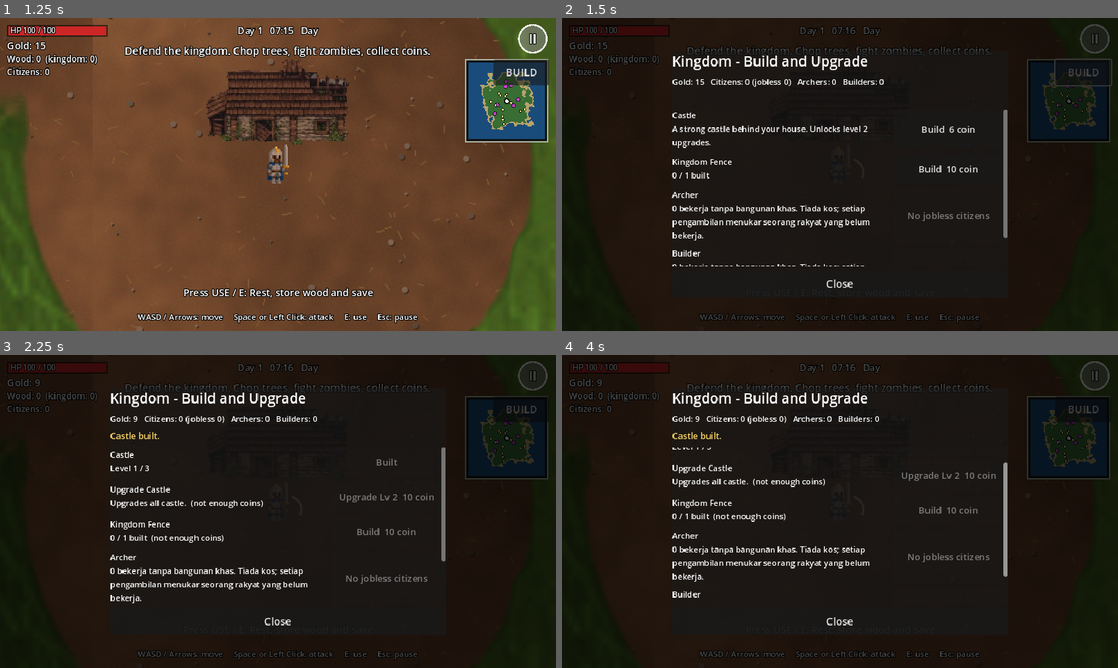
Above: before the commit, frames 1-4 (two rows, left to right).
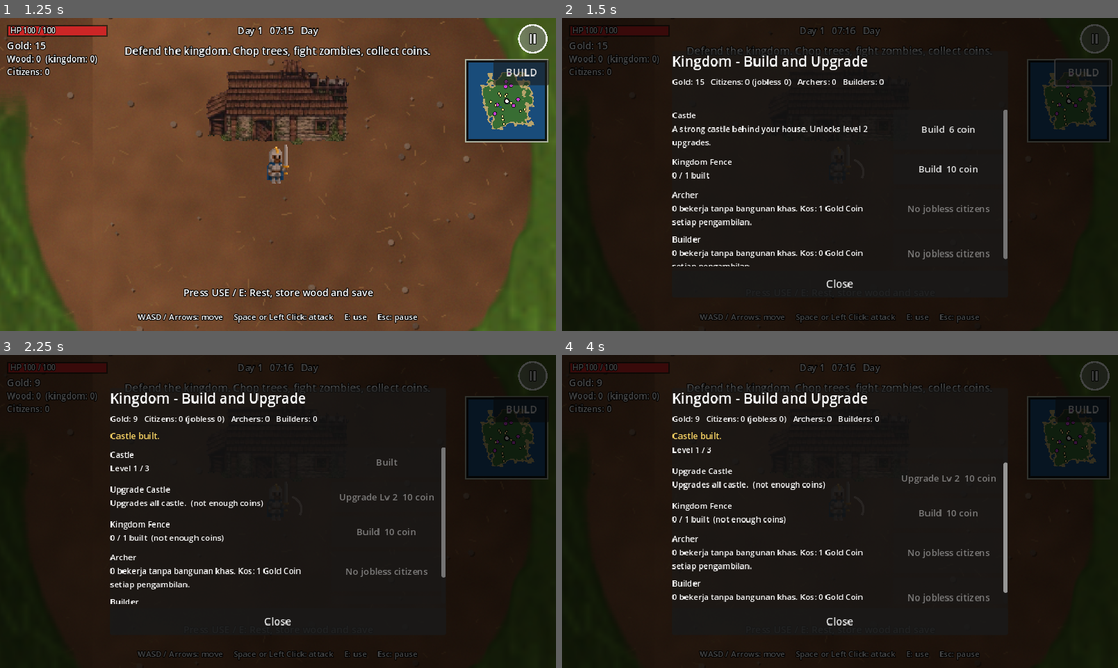
Above: after the commit, the same moments.

Repository: afie-boop/The-Fallen-Kingdom
Game: Godot game, scene res://scenes/main_menu.tscn
The game is run twice, just before and just after one commit, with the same random seed, the same clock (stepped at 60 frames per second) and the same inputs.
Inputs (mouse positions are in pixels of both pictures, inside the frame that each line leads up to):
- Up to frame 1 (1.25 s): click "New Game" at 0.5 s
- Up to frame 2 (1.5 s): click "BUILD" at 1.25 s
- Up to frame 3 (2.25 s): click "Build 6 coin" at 2 s
- Up to frame 4 (4 s): tap Enter at 2.75 s; move the mouse to (812, 574) at 2.77 s; hold W 2.78-3.5 s; tap E at 2.85 s; click (812, 574) at 2.92 s; tap Space at 3.02, 3.5 s; drag from (1006, 558) to (812, 574) at 3.52 s

Frame 1 is identical in both runs. In frame 2, 1.6% of the frame differs, in the area x 19-81%, y 59-80%; in frame 3, 0.9%; in frame 4, 3.3%, in the area x 19-81%, y 29-80%.

Commit message:
Charge one coin to recruit an archer

Diff:
--- a/extracted/The-Fallen-Kingdom/scripts/kingdom_manager.gd
+++ b/extracted/The-Fallen-Kingdom/scripts/kingdom_manager.gd
@@ -198,11 +198,18 @@
     var available_citizens: int = _jobless_count()
     for job_name in ["archer", "builder"]:
         var job_title: String = "Archer" if job_name == "archer" else "Builder"
+        var job_cost: int = 1 if job_name == "archer" else 0
+        var can_hire: bool = available_citizens > 0 and gold >= job_cost
+        var hire_button: String = "Assign 1 citizen" if job_cost == 0 else "Assign 1 citizen  %d coin" % job_cost
+        if available_citizens <= 0:
+            hire_button = "No jobless citizens"
+        elif gold < job_cost:
+            hire_button = "Need %d coin" % job_cost
         rows.append({
             "title": job_title,
-            "info": "%d bekerja tanpa bangunan khas. Tiada kos; setiap pengambilan menukar seorang rakyat yang belum bekerja." % _job_count(job_name),
-            "button": "Assign 1 citizen" if available_citizens > 0 else "No jobless citizens",
-            "enabled": available_citizens > 0,
+            "info": "%d bekerja tanpa bangunan khas. Kos: %d Gold Coin setiap pengambilan." % [_job_count(job_name), job_cost],
+            "button": hire_button,
+            "enabled": can_hire,
             "kind": job_name,
             "action": "hire"
         })
@@ -212,12 +219,17 @@
 ## Performs a menu action for a player. Returns a short result message.
 func do_action(kind: String, action: String, player_id: int) -> String:
     if kind in ["archer", "builder"] and action == "hire":
+        if _jobless_count() <= 0:
+            return "No jobless citizens available."
+        var hire_cost: int = 1 if kind == "archer" else 0
+        if hire_cost > 0 and not GameState.spend_gold(hire_cost, player_id):
+            return "Not enough Gold Coins."
         for c in get_tree().get_nodes_in_group("citizens"):
             var cz := c as Citizen
             if cz != null and cz.job == "":
                 cz.set_job(kind, null)
                 changed.emit()
-                return "Citizen assigned as a %s." % kind
+                return "Citizen assigned as a %s for %d Gold Coin(s)." % [kind, hire_cost]
         return "No jobless citizens available."
     if not SLOTS.has(kind):
         return ""
